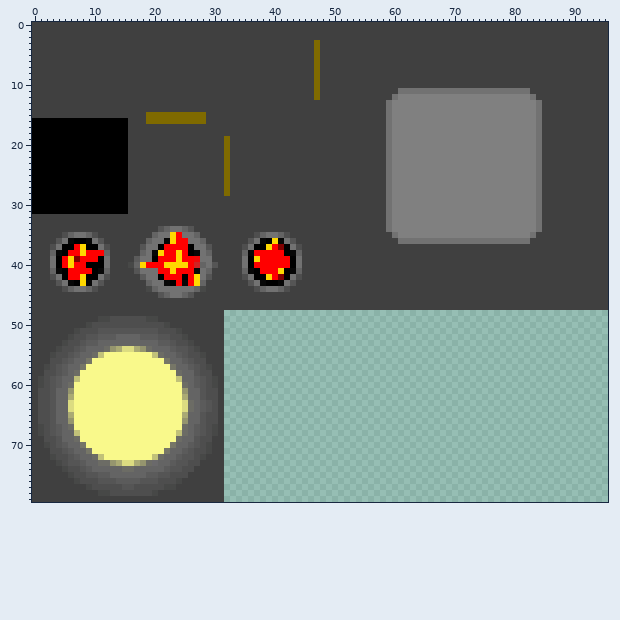
Sprite sheet: Project2/tilesets/street.png. Above is the file before it was changed.
The file is 96x80 pixels. Colours within 5 levels of each other are drawn and written as one.
The result:
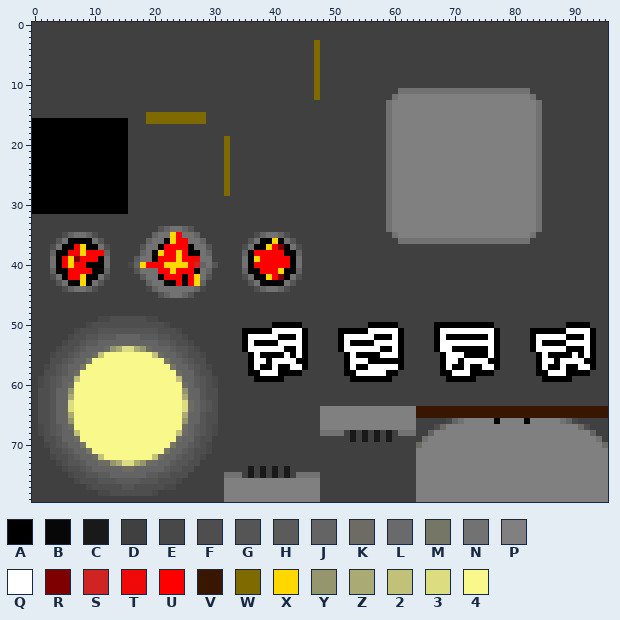
Palette (. is transparent): A #000000  B #070707  C #191919  D #404040  E #474847  F #4e4e4e  G #555555  H #5b5b5b  J #646464  K #6c6c65  L #6a696b  M #767667  N #727272  P #808080  Q #ffffff  R #7f0000  S #d02323  T #ef0909  U #ff0000  V #381600  W #7f6a00  X #ffd800  Y #95956e  Z #aaaa74  2 #c1c179  3 #dcdc81  4 #f9f98b
Author's note on the commit: Changes to street map Street map has decorative drain pipes and a doorway in anticipation of future changing level feature.
From old to new:
There is now colour A in row 50 at x 40 to 44, 56 to 60, 67 to 76 and 89 to 92; in row 51 at x 35 to 39, 45, 51 to 55, 61, 67, 77, 83 to 88 and 93; in row 52 at x 35, 41 to 43, 45, 51, 57 to 59, 61, 67, 69 to 75, 77, 83, 89 to 91 and 93; in row 53 at x 35, 37 to 40, 45, 51, 53 to 56, 61, 67, 77, 83, 85 to 88 and 93; in row 54 at x 35, 42 to 43, 45, 51, 58 to 59, 61, 67, 70 to 75, 77, 83, 89 to 91 and 93; in row 55 at x 36, 38 to 41, 43, 45, 52, 54 to 57, 61, 68, 72 to 75, 77, 84, 86 to 89, 91 and 93.
There is now colour A in row 56 at x 36, 39, 44 to 45, 52, 56 to 61, 68, 71, 76 to 77, 84, 87 and 92 to 93; in row 57 at x 36, 38 to 39, 41 to 42, 45, 52, 54 to 55, 61, 68, 70 to 71, 73 to 74, 77, 84, 86 to 87, 89 to 90 and 93; in row 58 at x 36 to 37, 41 to 44, 52 to 53, 59 to 60, 68 to 69, 73 to 76, 84 to 85 and 89 to 92; in row 59 at x 37 to 41, 53 to 59, 69 to 73 and 85 to 89; in row 66 at x 77 and 82.
There is now colour C in rows 68 to 69 at x 53, 55, 57 and 59; in rows 74 to 75 at x 36, 38, 40 and 42.
There is now colour D in rows 48 to 49 at x 32 to 95; in row 50 at x 32 to 39, 45 to 55, 61 to 66, 77 to 88 and 93 to 95; in rows 51 to 54 at x 32 to 34, 46 to 50, 62 to 66, 78 to 82 and 94 to 95; in rows 55 to 57 at x 32 to 35, 46 to 51, 62 to 67, 78 to 83 and 94 to 95; in row 58 at x 32 to 35, 45 to 51, 61 to 67, 77 to 83 and 93 to 95; in row 59 at x 32 to 36, 42 to 52, 60 to 68, 74 to 84 and 90 to 95.
There is now colour D in rows 60 to 63 at x 32 to 95; in rows 64 to 65 at x 32 to 47; in row 66 at x 32 to 47, 64 to 68 and 91 to 95; in row 67 at x 32 to 47, 64 to 66 and 93 to 95; in row 68 at x 32 to 47, 52, 54, 56, 58, 60, 64 to 65 and 94 to 95; in row 69 at x 32 to 52, 54, 56, 58, 60 to 64 and 95.
There is now colour D in rows 70 to 73 at x 32 to 63; in row 74 at x 32 to 35, 37, 39, 41 and 43 to 63; in row 75 at x 35, 37, 39, 41, 43 and 48 to 63; in rows 76 to 79 at x 48 to 63.
There is now colour E in row 66 at x 69 and 90.
There is now colour F in row 67 at x 67 and 92.
There is now colour J in row 66 at x 70 and 89; in row 68 at x 66 and 93.
There is now colour K in row 67 at x 68 and 91; in row 70 at x 64 and 95.
There is now colour N in row 66 at x 71 and 88; in row 68 at x 48 to 51 and 61 to 63; in row 69 at x 65 and 94; in row 75 at x 32 to 34 and 44 to 47.
There is now colour P in rows 64 to 65 at x 48 to 63; in row 66 at x 48 to 63, 72 to 76, 78 to 81 and 83 to 87; in row 67 at x 48 to 63 and 69 to 90; in row 68 at x 67 to 92; in row 69 at x 66 to 93; in row 70 at x 65 to 94.
There is now colour P in rows 71 to 75 at x 64 to 95; in rows 76 to 79 at x 32 to 47 and 64 to 95.
There is now colour Q in row 51 at x 40 to 44, 56 to 60, 68 to 76 and 89 to 92; in row 52 at x 36 to 40, 44, 52 to 56, 60, 68, 76, 84 to 88 and 92; in row 53 at x 36, 41 to 44, 52, 57 to 60, 68 to 76, 84 and 89 to 92; in row 54 at x 36 to 41, 44, 52 to 57, 60, 68 to 69, 76, 84 to 88 and 92; in row 55 at x 37, 42, 44, 53, 58 to 60, 69 to 71, 76, 85, 90 and 92; in row 56 at x 37 to 38, 40 to 43, 53 to 55, 69 to 70, 72 to 75, 85 to 86 and 88 to 91.
There is now colour Q in row 57 at x 37, 40, 43 to 44, 53, 56 to 60, 69, 72, 75 to 76, 85, 88 and 91 to 92; in row 58 at x 38 to 40, 54 to 58, 70 to 72 and 86 to 88.
There is now colour V in rows 64 to 65 at x 64 to 95.
Boxes around the changes in both pictures, in picture pixels (x1, y1, x2, y2):
added: (224, 310, 608, 502)
